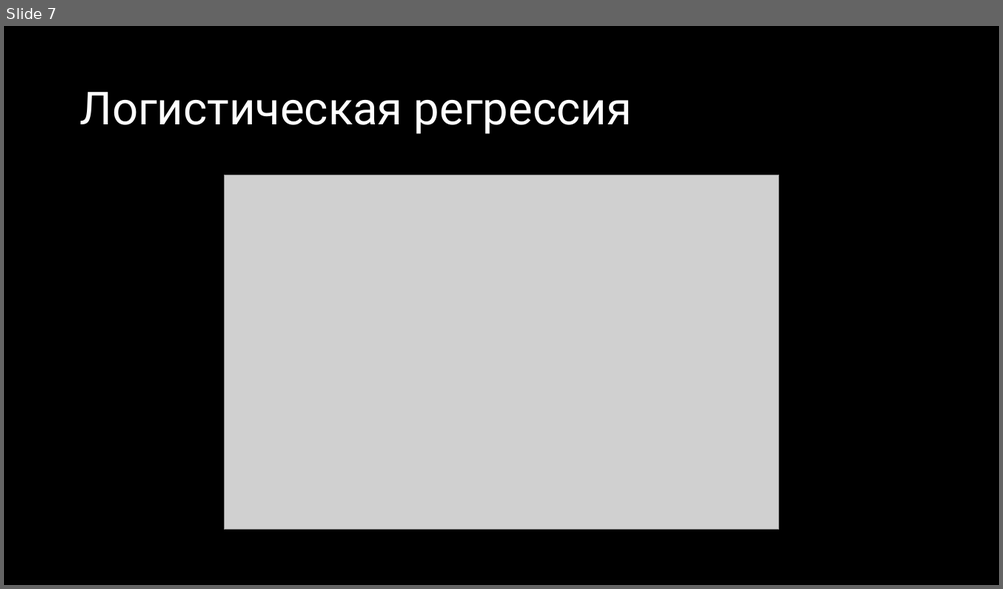
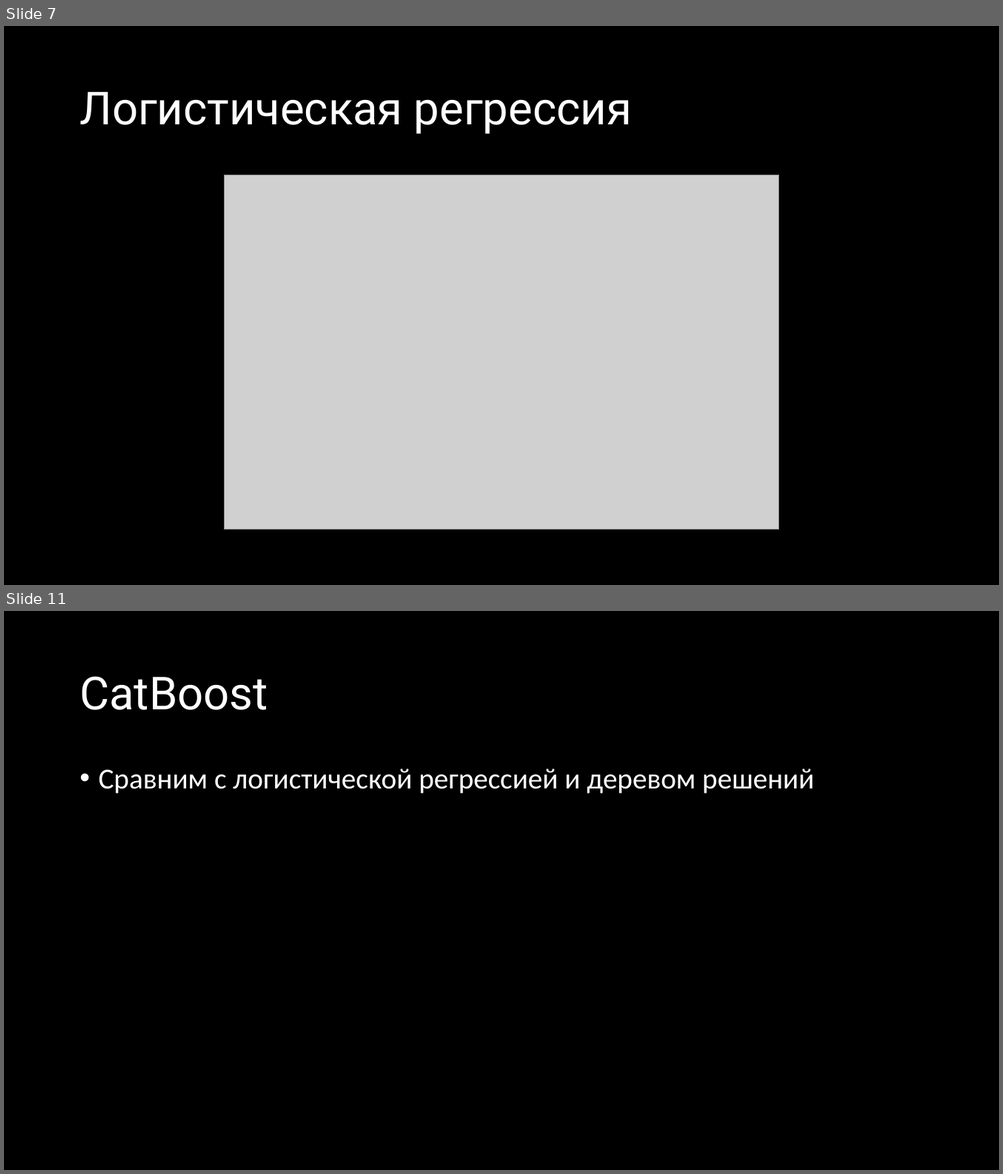
Before and after one commit to tolltech/it-curse, a slide deck: ai_classification/classification.pptx. Shown one above the other, each under a label of ours: slide 7 before the commit, slides 7 and 11 after it; the slides between them are not shown. The pictures are 1003x589 and 1003x1174 pixels, drawn with LibreOffice and Linux fonts; fonts in the diff are those of the drawing; grey boxes stand for pictures. Boxes give left, top, right and bottom in pixels: in the first picture for what was removed or moved away, otherwise in the second. Text is boxed around its words. In the diff, an @@ line names an element or a change of style, - is before the commit and + after.

```diff
--- a/ai_classification/classification.pptx
+++ b/ai_classification/classification.pptx
@@ slide 11 added at [4,611,999,1170], background #000000 @@
@@ title added at [79,676,267,710], 44 pt, text #FFFFFF @@
+CatBoost
@@ text added at [99,769,814,794], 28 pt, text #FFFFFF @@
+• Сравним с логистической регрессией и деревом решений
```
Also in this commit, not shown: 2 slides changed, 18 other slides added, 2 other files.
